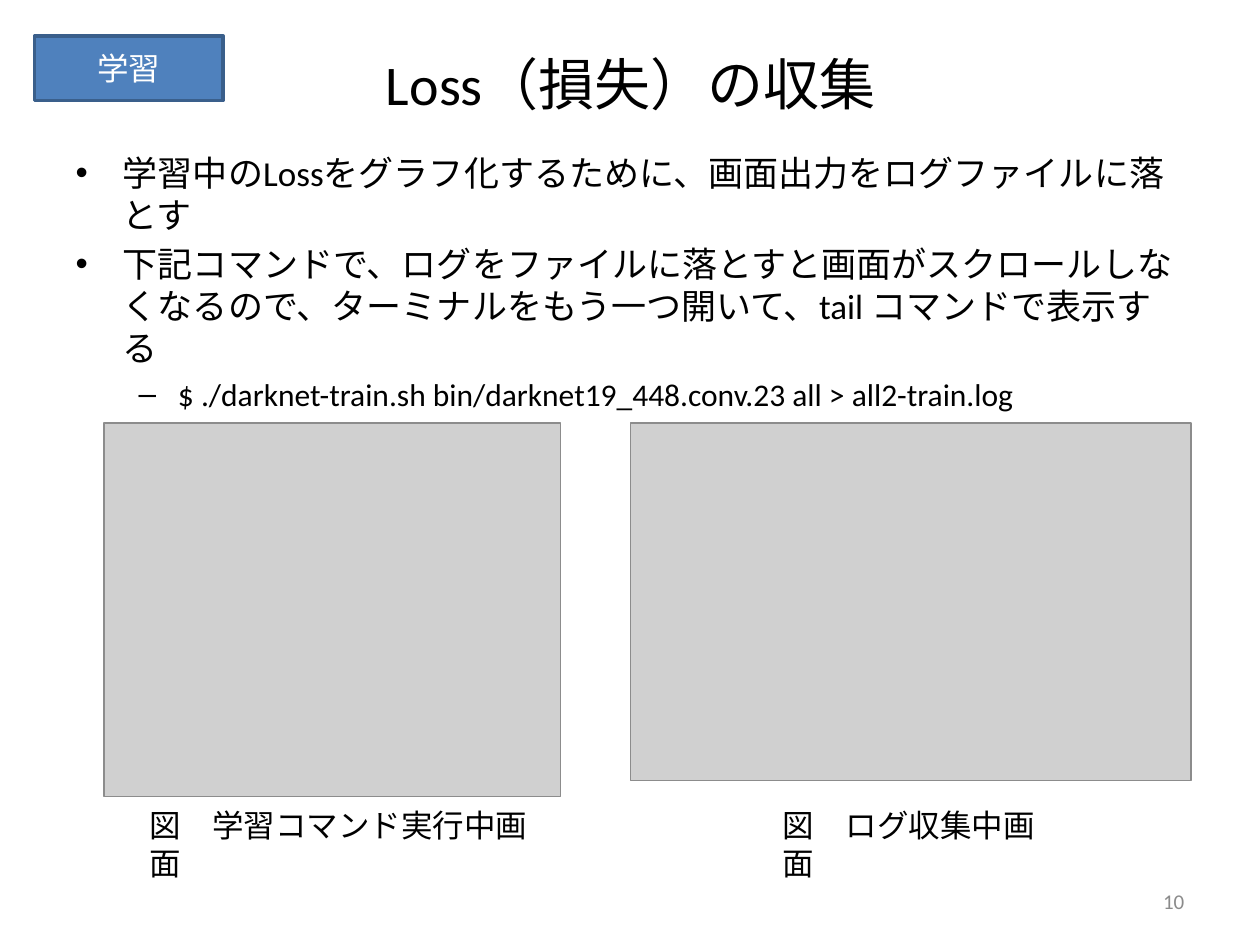
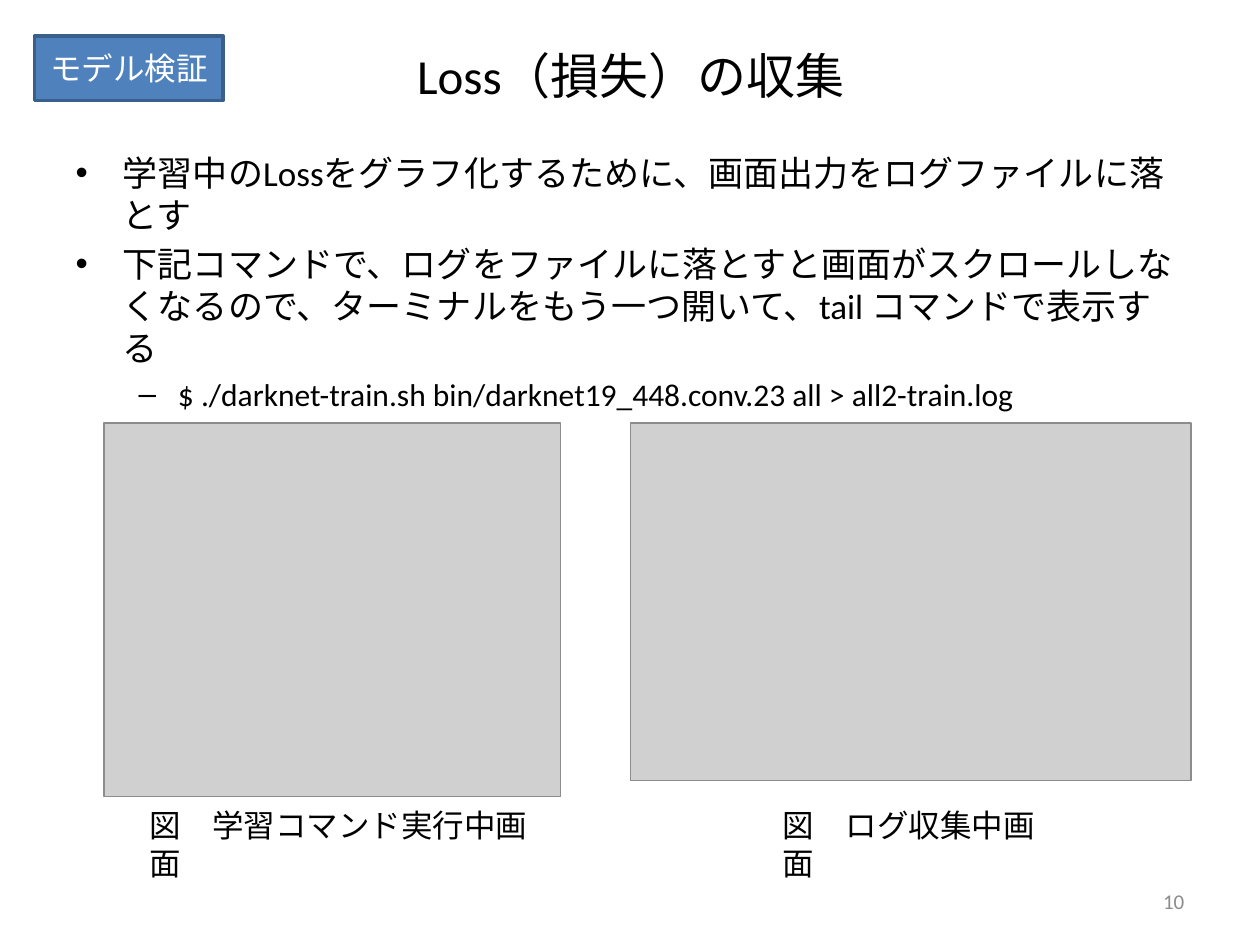
Before and after one commit to keides2/android-yolo-v2, a slide deck: slide 10 of docs/[PPTX] ごみ分別人工知能スマホアプリ作成手順.pptx. Drawn at 1260x945 pixels with LibreOffice and Linux fonts; fonts in the diff are those of the drawing; grey boxes stand for pictures. Boxes give left, top, right and bottom in pixels: in the first picture for what was removed or moved away, otherwise in the second. Text is boxed around its words. In the diff, an @@ line names an element or a change of style, - is before the commit and + after.

```diff
--- a/docs/[PPTX] ごみ分別人工知能スマホアプリ作成手順.pptx
+++ b/docs/[PPTX] ごみ分別人工知能スマホアプリ作成手順.pptx
@@ title "Loss（損失）の収集": place and size @@
-title "Loss（損失）の収集" at [386, 58, 875, 110]
+title "Loss（損失）の収集" at [417, 54, 844, 99]
@@ title "Loss（損失）の収集" at [417, 54, 844, 99]: size 32 to 28 pt @@
@@ text in rectangle at [50, 53, 208, 83]: text changed @@
-学習
+モデル検証
```
Also in this commit, not shown: 18 other slides changed, 2 other files.
